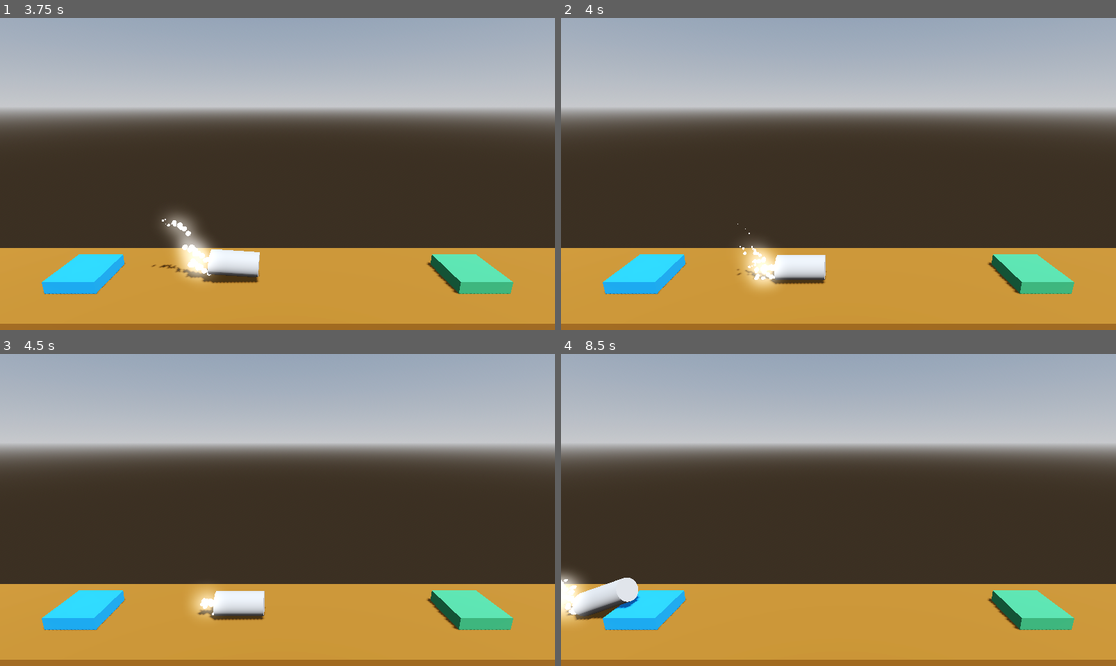
Above: before the commit, frames 1-4 (two rows, left to right).
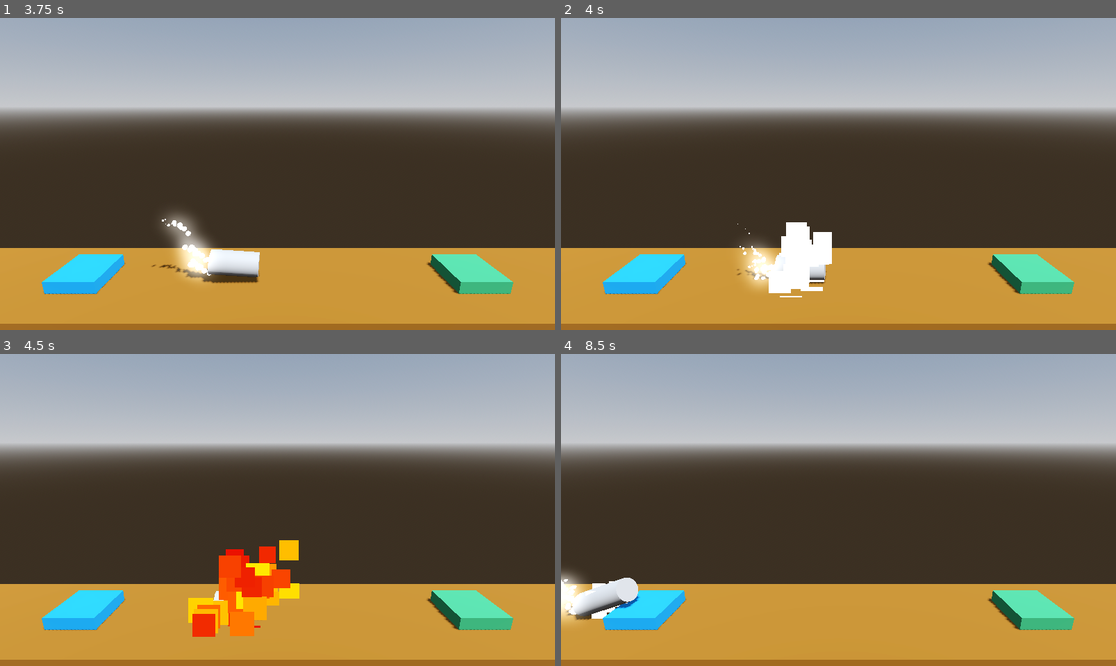
Above: after the commit, the same moments.

Repository: BerkayOzercan/Tutorial-Godot-Project-Boost
Game: Godot game, scene res://Levels/level_1.tscn
The game is run twice, just before and just after one commit, with the same random seed, the same clock (stepped at 60 frames per second) and the same inputs.
Inputs:
- Up to frame 1 (3.75 s): tap Enter at 0.5 s; hold D (rotate_right) 0.53-1.28 s; hold Space (boost) 0.53-1.28 s; hold A (rotate_left) 1.28-2.03 s; tap Space (boost) at 1.35, 2.85 s; hold Space (boost) 2.03-2.78 s; hold D (rotate_right) 2.03-3.53 s; hold A (rotate_left) from 3.53 s (still down); hold Space (boost) from 3.53 s (still down)
- Up to frame 2 (4 s): keep holding A (rotate_left); keep holding Space (boost)
- Up to frame 3 (4.5 s): keep holding A (rotate_left); release Space (boost) at 4.28 s; tap Space (boost) at 4.35 s
- Up to frame 4 (8.5 s): hold Space (boost) 5.03-5.78 s; release A (rotate_left) at 5.78 s; hold D (rotate_right) 5.78-8.03 s; tap Space (boost) at 5.85, 7.35 s; hold Space (boost) 6.53-7.28 s; hold A (rotate_left) from 8.03 s (still down); hold Space (boost) from 8.03 s (still down)

Frame 1 is identical in both runs. In frame 2, 1.4% of the frame differs, in the area x 37-49%, y 65-90%; in frame 3, 3.7%, in the area x 33-54%, y 59-91%; in frame 4, 0.1%.

Commit message:
Edit : win & lose particles

Diff:
--- /dev/null
+++ b/Particles/explosion_particles.tscn
@@ -0,0 +1,59 @@
+[gd_scene load_steps=10 format=3 uid="uid://dcecb8hw7dbrv"]
+
+[sub_resource type="Gradient" id="Gradient_lkolc"]
+offsets = PackedFloat32Array(0.201923, 0.413462, 0.586538, 0.740385, 0.903846)
+colors = PackedColorArray(1, 1, 1, 1, 1, 1, 0, 1, 1, 0.294118, 0, 1, 0.776471, 0, 0, 1, 0, 0, 0, 1)
+
+[sub_resource type="GradientTexture1D" id="GradientTexture1D_u3rij"]
+gradient = SubResource("Gradient_lkolc")
+
+[sub_resource type="Curve" id="Curve_cv3ok"]
+max_value = 100.0
+_data = [Vector2(0, 1), 0.0, 146.581, 0, 0, Vector2(1, 100), 413.249, 0.0, 0, 0]
+point_count = 2
+
+[sub_resource type="CurveTexture" id="CurveTexture_mygan"]
+curve = SubResource("Curve_cv3ok")
+
+[sub_resource type="Curve" id="Curve_qubh3"]
+_data = [Vector2(0, 0.530249), 0.0, 2.25724, 0, 0, Vector2(1, 0), -2.97204, 0.0, 0, 0]
+point_count = 2
+
+[sub_resource type="CurveTexture" id="CurveTexture_5bhb0"]
+curve = SubResource("Curve_qubh3")
+
+[sub_resource type="ParticleProcessMaterial" id="ParticleProcessMaterial_1onfr"]
+direction = Vector3(0, 1, 0)
+spread = 180.0
+gravity = Vector3(0, 0, 0)
+initial_velocity_min = 6.0
+initial_velocity_max = 16.0
+damping_max = 3.0
+damping_curve = SubResource("CurveTexture_mygan")
+scale_curve = SubResource("CurveTexture_5bhb0")
+color_ramp = SubResource("GradientTexture1D_u3rij")
+turbulence_enabled = true
+turbulence_noise_scale = 1.0
+turbulence_noise_speed_random = 4.0
+
+[sub_resource type="StandardMaterial3D" id="StandardMaterial3D_5wvwh"]
+shading_mode = 0
+vertex_color_use_as_albedo = true
+disable_receive_shadows = true
+billboard_mode = 3
+billboard_keep_scale = true
+particles_anim_h_frames = 1
+particles_anim_v_frames = 1
+particles_anim_loop = false
+
+[sub_resource type="QuadMesh" id="QuadMesh_gb05o"]
+material = SubResource("StandardMaterial3D_5wvwh")
+
+[node name="ExplosionParticles" type="GPUParticles3D"]
+cast_shadow = 0
+emitting = false
+amount = 64
+one_shot = true
+explosiveness = 0.75
+process_material = SubResource("ParticleProcessMaterial_1onfr")
+draw_pass_1 = SubResource("QuadMesh_gb05o")
--- /dev/null
+++ b/Particles/success_particles.tscn
@@ -0,0 +1,53 @@
+[gd_scene load_steps=8 format=3 uid="uid://jfwajmrh6ca7"]
+
+[sub_resource type="StandardMaterial3D" id="StandardMaterial3D_5wvwh"]
+shading_mode = 0
+vertex_color_use_as_albedo = true
+disable_receive_shadows = true
+billboard_mode = 3
+billboard_keep_scale = true
+particles_anim_h_frames = 1
+particles_anim_v_frames = 1
+particles_anim_loop = false
+
+[sub_resource type="Curve" id="Curve_qubh3"]
+_data = [Vector2(0, 0.530249), 0.0, 2.25724, 0, 0, Vector2(1, 0), -2.97204, 0.0, 0, 0]
+point_count = 2
+
+[sub_resource type="CurveTexture" id="CurveTexture_oh0x3"]
+curve = SubResource("Curve_qubh3")
+
+[sub_resource type="Curve" id="Curve_uupei"]
+_data = [Vector2(0, 0.5), 0.0, 2.46667, 0, 1, Vector2(0.202703, 1), 0.0, 0.0, 0, 0, Vector2(0.371622, 0.00355875), 0.0, 0.0, 0, 0, Vector2(0.554054, 1), 0.0, 0.0, 0, 0, Vector2(0.777027, 0), 0.0, 0.0, 0, 0, Vector2(0.885135, 1), 0.0, 0.0, 0, 0, Vector2(1, 0.5), -4.35294, 0.0, 1, 0]
+point_count = 7
+
+[sub_resource type="CurveTexture" id="CurveTexture_68duu"]
+curve = SubResource("Curve_uupei")
+
+[sub_resource type="ParticleProcessMaterial" id="ParticleProcessMaterial_2ssod"]
+direction = Vector3(0, 1, 0)
+spread = 180.0
+gravity = Vector3(0, 0, 0)
+initial_velocity_min = 3.0
+initial_velocity_max = 12.0
+damping_min = 2.0
+damping_max = 4.0
+scale_curve = SubResource("CurveTexture_oh0x3")
+hue_variation_min = -1.0
+hue_variation_max = 1.0
+turbulence_enabled = true
+turbulence_noise_scale = 4.0
+turbulence_influence_max = 0.3
+turbulence_influence_over_life = SubResource("CurveTexture_68duu")
+
+[sub_resource type="SphereMesh" id="SphereMesh_lkpya"]
+
+[node name="SuccessParticles" type="GPUParticles3D"]
+material_override = SubResource("StandardMaterial3D_5wvwh")
+cast_shadow = 0
+emitting = false
+amount = 48
+one_shot = true
+explosiveness = 0.5
+process_material = SubResource("ParticleProcessMaterial_2ssod")
+draw_pass_1 = SubResource("SphereMesh_lkpya")
--- a/Scripts/Player.gd
+++ b/Scripts/Player.gd
@@ -13,13 +13,11 @@
 @onready var booster_particle : GPUParticles3D = $"BoosterParticles"
 @onready var booster_particle_right : GPUParticles3D = $"BoosterParticlesRight"
 @onready var booster_particle_left : GPUParticles3D = $"BoosterParticlesLeft"
+@onready var explosion_particle : GPUParticles3D = $"ExplosionParticles"
+@onready var success_particle : GPUParticles3D = $"SuccessParticles"
 
 var is_transitioning : bool = false
 
-func _ready() -> void:
-	pass
-
-# Called every frame. 'delta' is the elapsed time since the previous frame.
 func _process(delta: float) -> void:
 	_press_spacebar(delta)
 
@@ -61,7 +59,7 @@
 		get_tree().change_scene_to_file.bind(next_level)
 	)
 	success_audio.play()
-	print("You Win!")
+	success_particle.emitting = true
 
 func _crash_sequence() -> void:
 	set_process(false)
@@ -70,4 +68,4 @@
 	tween.tween_interval(1.0)
 	tween.tween_callback(get_tree().reload_current_scene)
 	explosion_audio.play()
-	print("Kaboom!")
+	explosion_particle.emitting = true
--- a/player.tscn
+++ b/player.tscn
@@ -1,10 +1,12 @@
-[gd_scene load_steps=8 format=3 uid="uid://dic5jfwahf0yv"]
+[gd_scene load_steps=10 format=3 uid="uid://dic5jfwahf0yv"]
 
 [ext_resource type="Script" path="res://Scripts/Player.gd" id="1_s6sso"]
 [ext_resource type="AudioStream" uid="uid://cptx343i6y1l6" path="res://Sounds/SFX - Death Explosion.ogg" id="2_3skm3"]
 [ext_resource type="AudioStream" uid="uid://nouph6l78842" path="res://Sounds/SFX - Success.ogg" id="3_ps70y"]
 [ext_resource type="AudioStream" uid="uid://b8wv4axrshkad" path="res://Sounds/SFX - Main engine thrust.ogg" id="4_jpj5b"]
 [ext_resource type="PackedScene" uid="uid://ux6ivcx1ovdp" path="res://Particles/booster_particles.tscn" id="5_6tfr7"]
+[ext_resource type="PackedScene" path="res://Particles/explosion_particles.tscn" id="6_ucbua"]
+[ext_resource type="PackedScene" path="res://Particles/success_particles.tscn" id="7_j5awg"]
 
 [sub_resource type="CylinderMesh" id="CylinderMesh_8yyw8"]
 
@@ -47,4 +49,8 @@
 transform = Transform3D(0.766044, 0.642788, 0, -0.642788, 0.766044, 0, 0, 0, 1, -0.478, -0.994016, 0)
 visibility_aabb = AABB(-1, -1, -1, 2, 2, 2)
 
+[node name="ExplosionParticles" parent="." instance=ExtResource("6_ucbua")]
+
+[node name="SuccessParticles" parent="." instance=ExtResource("7_j5awg")]
+
 [connection signal="body_entered" from="." to="." method="_on_body_entered"]
